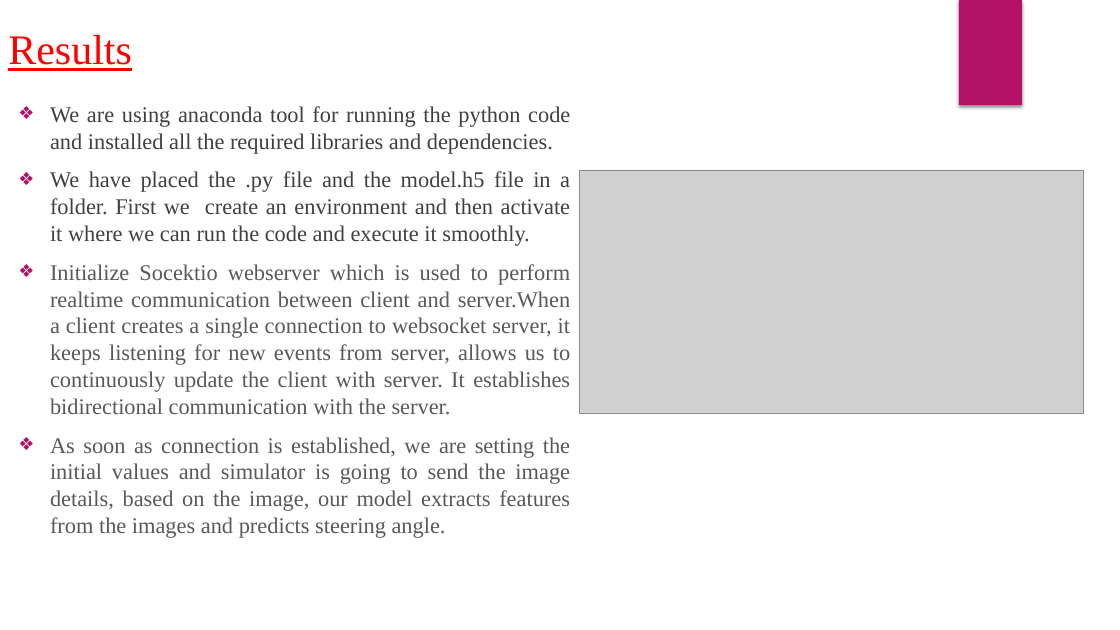
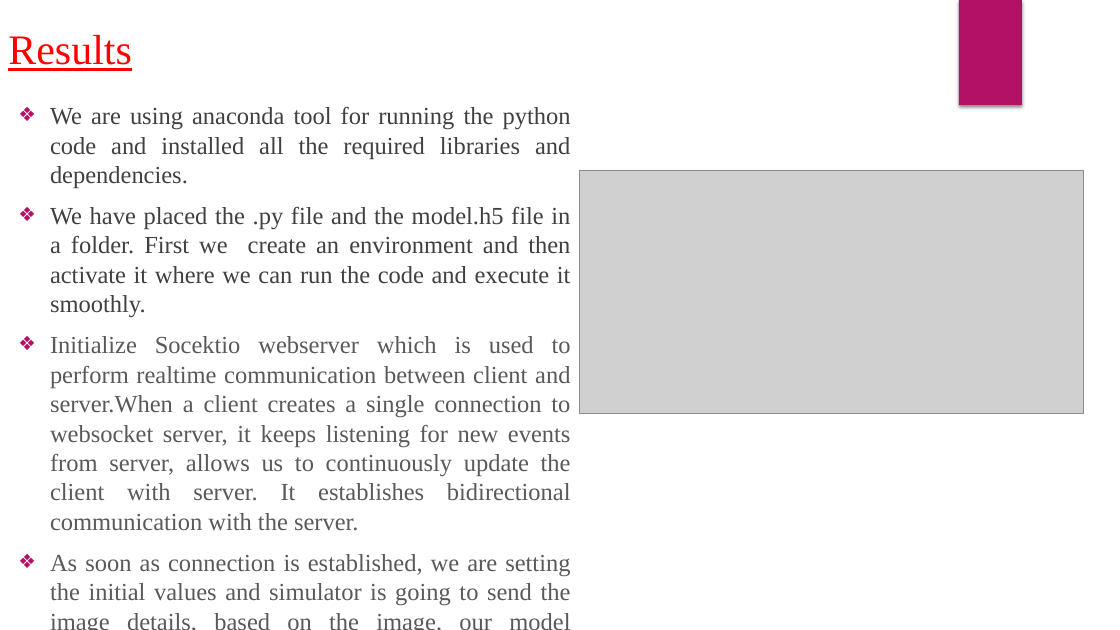
Before and after one commit to SaiRamChagantiUMKC/SelfDrivingCar, a slide deck: slide 15 of Documentation/BDA_Project PPT_final.pptx. Drawn at 1120x630 pixels with LibreOffice and Linux fonts; fonts in the diff are those of the drawing; grey boxes stand for pictures. Boxes give left, top, right and bottom in pixels: in the first picture for what was removed or moved away, otherwise in the second. Text is boxed around its words. In the diff, an @@ line names an element or a change of style, - is before the commit and + after.

```diff
--- a/Documentation/BDA_Project PPT_final.pptx
+++ b/Documentation/BDA_Project PPT_final.pptx
@@ text "We are using anaconda tool ..." at (50, 106, 571, 606): size 19.2 to 21 pt @@
```
Also in this commit, not shown: 2 other slides changed.
